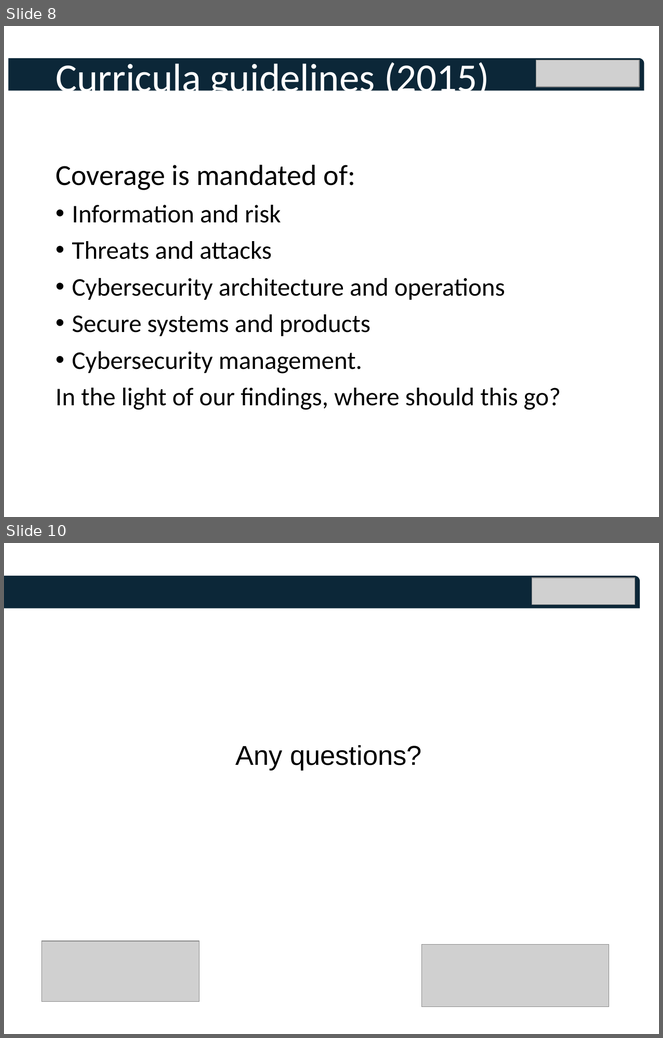
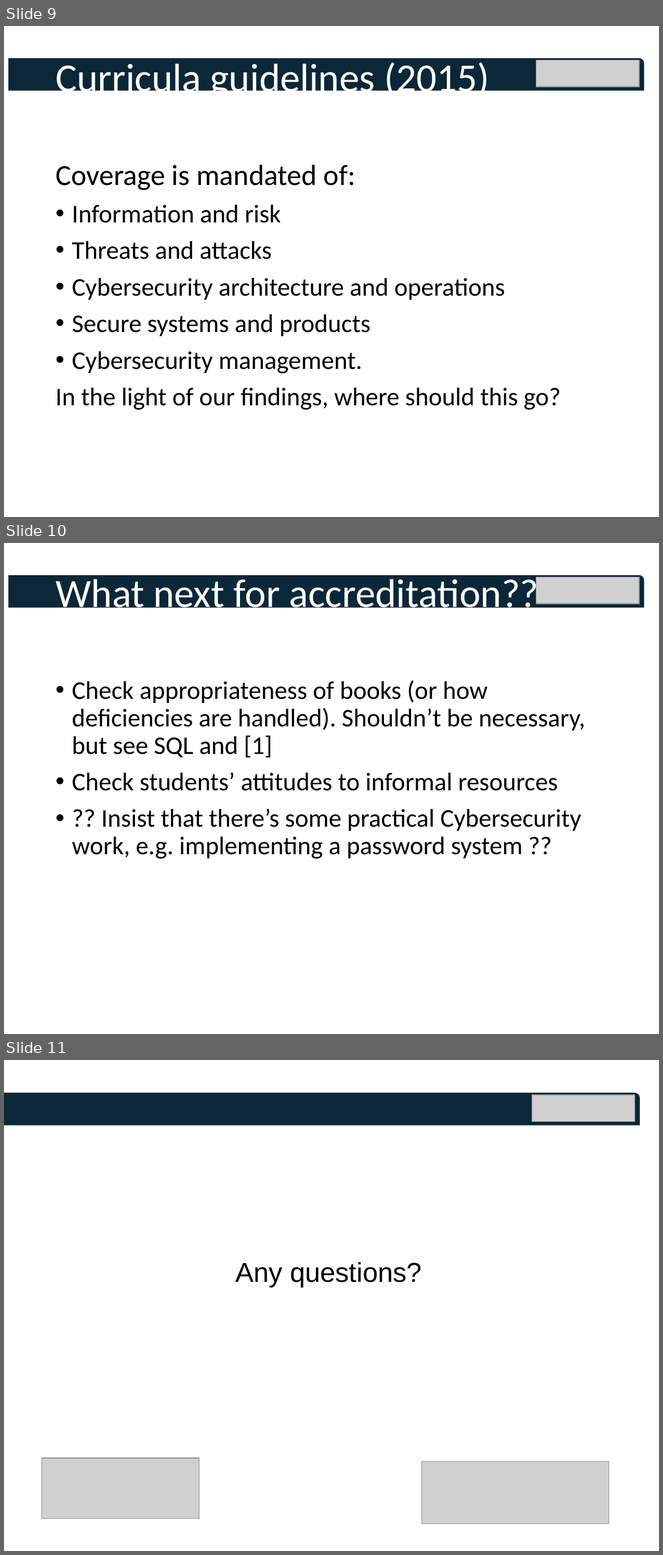
Before and after one commit to tomcrick/FIE2019, a slide deck: TalkatFI2019.pptx. Shown one above the other, each under a label of ours: slides 8 and 10 before the commit, slides 9, 10 and 11 after it; the slides between them are not shown. The pictures are 663x1038 and 663x1555 pixels, drawn with LibreOffice and Linux fonts; fonts in the diff are those of the drawing; grey boxes stand for pictures. Boxes give left, top, right and bottom in pixels: in the first picture for what was removed or moved away, otherwise in the second. Text is boxed around its words. In the diff, an @@ line names an element or a change of style, - is before the commit and + after.

Commit message:
New slide 10

```diff
--- a/TalkatFI2019.pptx
+++ b/TalkatFI2019.pptx
@@ slide 10 added at <box>4,543,659,1034</box>, background #FFFFFF @@
@@ title added at <box>55,574,539,616</box>, 44 pt, text #FFFFFF @@
+What next for accreditation??
@@ round rect added at <box>9,575,645,608</box>, fill #0C2738 @@
@@ picture added at <box>536,577,639,604</box> @@
@@ text added at <box>72,680,585,859</box>, 28 pt, text #000000 @@
+• Check appropriateness of books (or how deficiencies are handled). Shouldn’t be necessary, but see SQL and [1]
+• Check students’ attitudes to informal resources
+• ?? Insist that there’s some practical Cybersecurity work, e.g. implementing a password system ??
@@ what was slide 8 is now slide 9 @@
@@ what was slide 10 is now slide 11 @@
```
